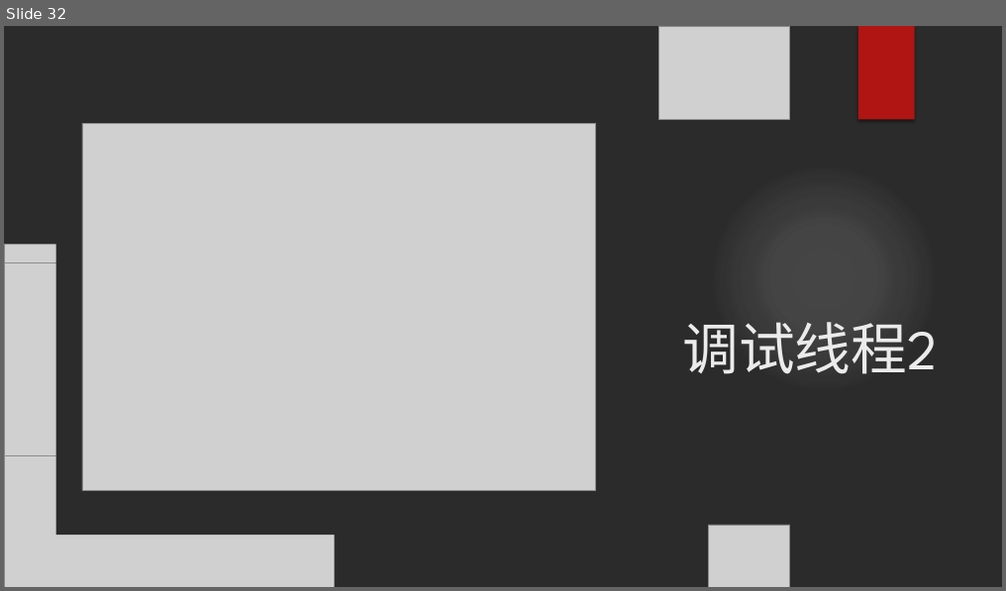
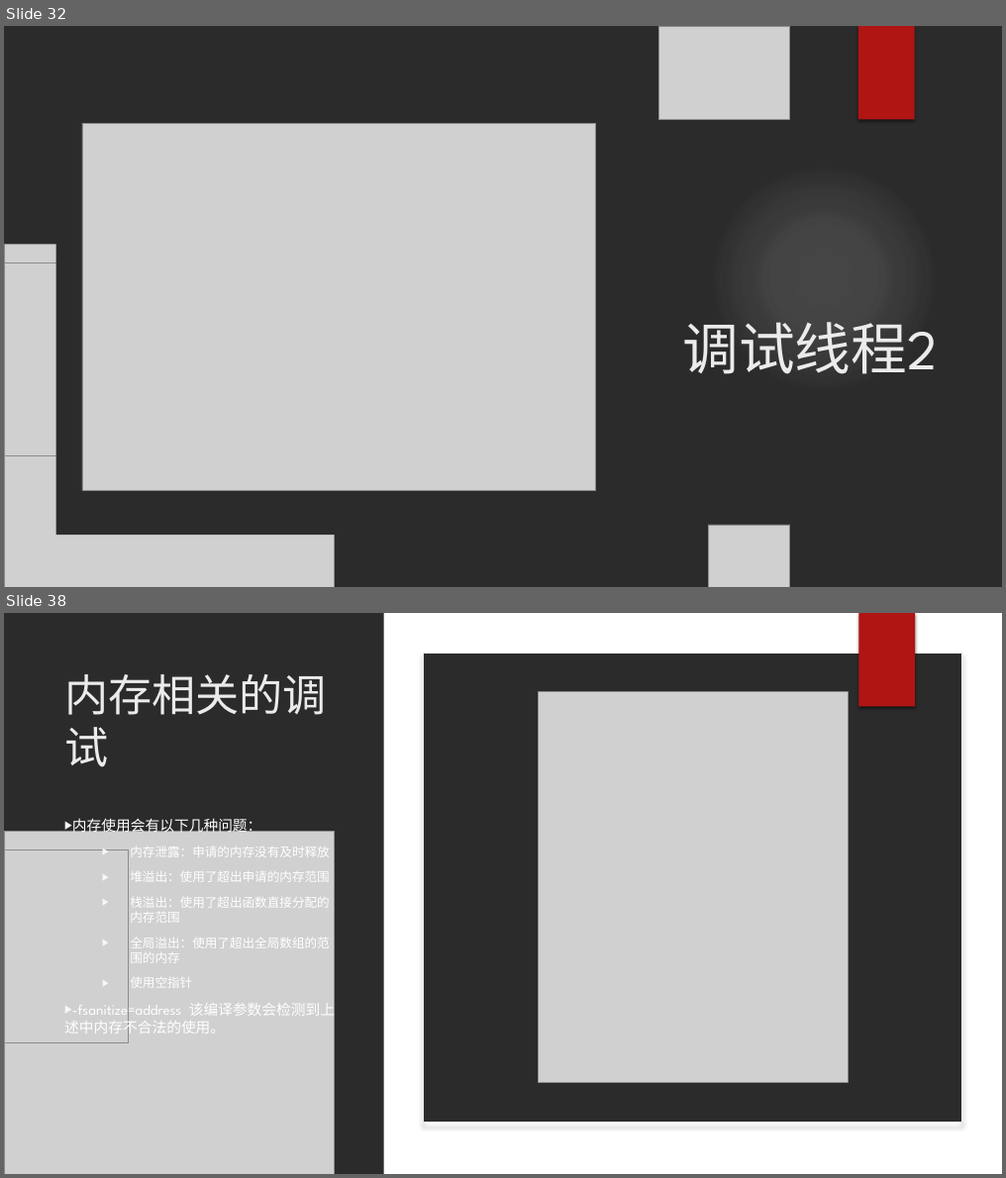
Before and after one commit to wangqinghe95/Program-Debug, a slide deck: ProgramDebug.pptx. Shown one above the other, each under a label of ours: slide 32 before the commit, slides 32 and 38 after it; the slides between them are not shown. The pictures are 1006x591 and 1006x1178 pixels, drawn with LibreOffice and Linux fonts; fonts in the diff are those of the drawing; grey boxes stand for pictures; background and template pictures are left out; a plain dark background stands for a picture behind light text. Boxes give left, top, right and bottom in pixels: in the first picture for what was removed or moved away, otherwise in the second. Text is boxed around its words. In the diff, an @@ line names an element or a change of style, - is before the commit and + after.

```diff
--- a/ProgramDebug.pptx
+++ b/ProgramDebug.pptx
@@ slide 38 added at (4, 613, 1002, 1174), background picture (left out) @@
@@ rectangle added at (383, 613, 1002, 1174), fill #FFFFFF @@
@@ picture added at (659, 613, 790, 707) @@
@@ rectangle added at (858, 613, 915, 707), fill #B01513 @@
@@ rectangle added at (859, 613, 915, 707), fill #B01513 @@
@@ rounded rectangle added at (423, 653, 962, 1123), fill #FFFFFF, outline #EBEBEB 1 pt @@
@@ title added at (64, 674, 327, 767), 42 pt, text #EBEBEB @@
+内存相关的调试
@@ picture added at (538, 692, 847, 1083) @@
@@ text added at (64, 819, 335, 1037), 12 pt, text #FFFFFF @@
+▶ 内存使用会有以下几种问题：
+  ▶ 内存泄露：申请的内存没有及时释放
+  ▶ 堆溢出：使用了超出申请的内存范围
+  ▶ 栈溢出：使用了超出函数直接分配的内存范围
+  ▶ 全局溢出：使用了超出全局数组的范围的内存
+  ▶ 使用空指针
+▶ -fsanitize=address 该编译参数会检测到上述中内存不合法的使用。
@@ picture added at (4, 832, 334, 1174) @@
@@ picture added at (4, 850, 129, 1044) @@
@@ picture added at (709, 1112, 790, 1174) @@
```
Also in this commit, not shown: 1 slide changed, 6 other slides added, 1 slide removed, 5 other files.
